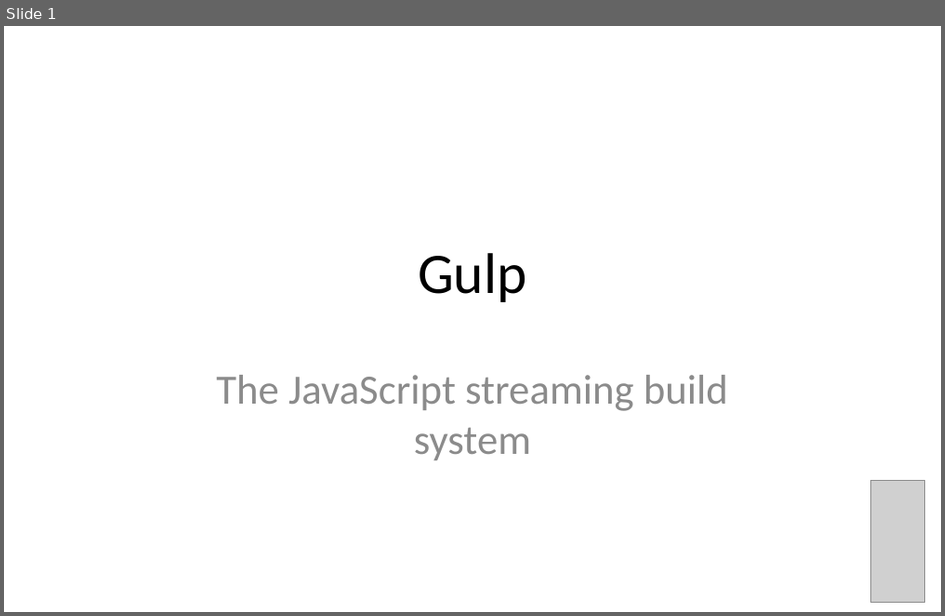
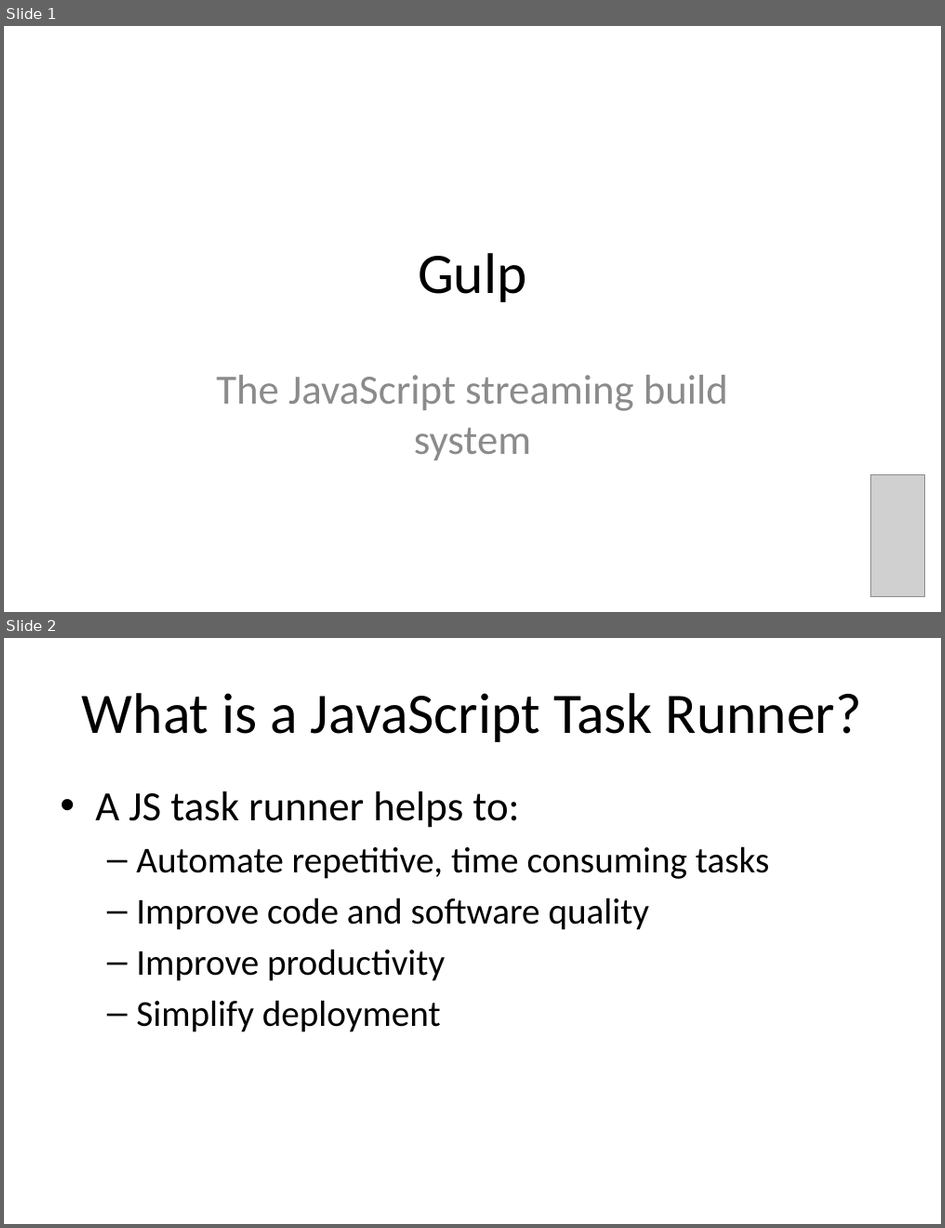
Before and after one commit to darthgc/gulp-presentation, a slide deck: presentation/presentation.pptx. Shown one above the other, each under a label of ours: slide 1 before the commit, slides 1 and 2 after it. The pictures are 945x616 and 945x1228 pixels, drawn with LibreOffice and Linux fonts; fonts in the diff are those of the drawing; grey boxes stand for pictures. Boxes give left, top, right and bottom in pixels: in the first picture for what was removed or moved away, otherwise in the second. Text is boxed around its words. In the diff, an @@ line names an element or a change of style, - is before the commit and + after.

```diff
--- a/presentation/presentation.pptx
+++ b/presentation/presentation.pptx
@@ slide 2 added at [4, 638, 941, 1224], background #FFFFFF @@
@@ title added at [82, 693, 862, 742], 44 pt, text #000000 @@
+What is a JavaScript Task Runner?
@@ text added at [95, 791, 769, 1032], 28 pt, text #000000 @@
+• A JS task runner helps to:
+  – Automate repetitive, time consuming tasks
+  – Improve code and software quality
+  – Improve productivity
+  – Simplify deployment
@@ slide 1 changed as well @@
@@ picture: place and size @@
-picture at [871, 481, 926, 602]
+picture at [871, 475, 926, 596]
```
Also in this commit, not shown: 2 other slides changed, 4 other slides added.
